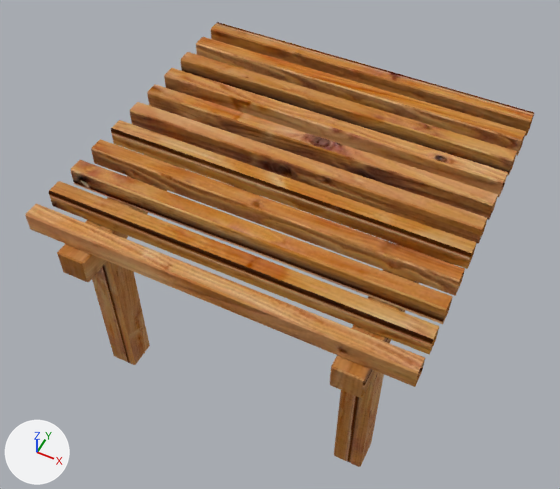
Two versions of the FBX model Assets/Models/RoomGrayboxes/SupportStilts/supports.fbx, one commit apart.
Rendered twice from a 50 mm lens placed at (3.16, -6.8, 9.71), pointed at (-0.17, -0.14, 1.39). Lighting does not change. The marker at lower left points along +X, +Y and +Z. Objects named as collision shapes, trigger or cutter boxes, shadow casters or lower levels of detail are left out.

In view in the first picture: 'Support_LOD0'.
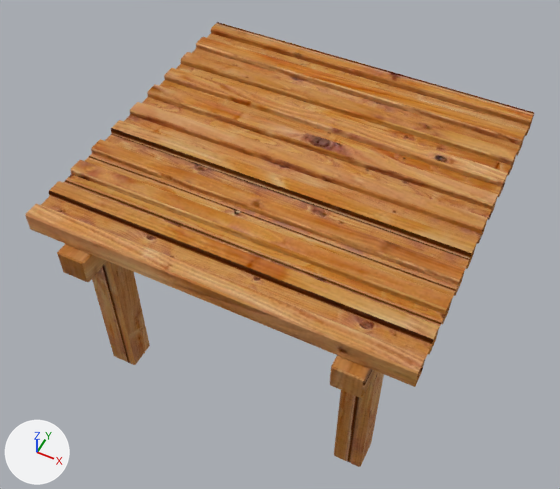
Boxes [x1, y1, x2, y2] around the edits, measured in the pictures (560 x 489 px):
part 1 of me_mesh_009, added (orange)
    after: [41, 34, 533, 377]

The change, as a list of edits to the scene's bpy script:
```text
Change me_mesh_009:
    used by ob_support_lod0; location = (0.0, 0.0, 0.0)
    verts and faces of me_mesh_009; kept vertices keep their numbers, new ones are numbered from 416
    remove me_mesh_009.from_pydata(...)  # 416 vertices, 332 faces; spans x -2.5..2.5, y -2.5..2.5, z -0.1..2.96
    add me_mesh_009.from_pydata(...)  # 420 vertices, 333 faces; spans x -2.5..2.5, y -2.5..2.5, z -0.1..2.96
    me_mesh_009 part 1
    add verts[416] = (-2.5, 2.34, 2.88)
    add verts[417] = (-2.5, -2.34, 2.88)  # pixel (26, 219)
    add verts[418] = (2.5, 2.34, 2.88)  # pixel (533, 116)
    add verts[419] = (2.5, -2.34, 2.88)  # pixel (417, 377)
    add faces += [(416, 418, 419, 417)]
```
